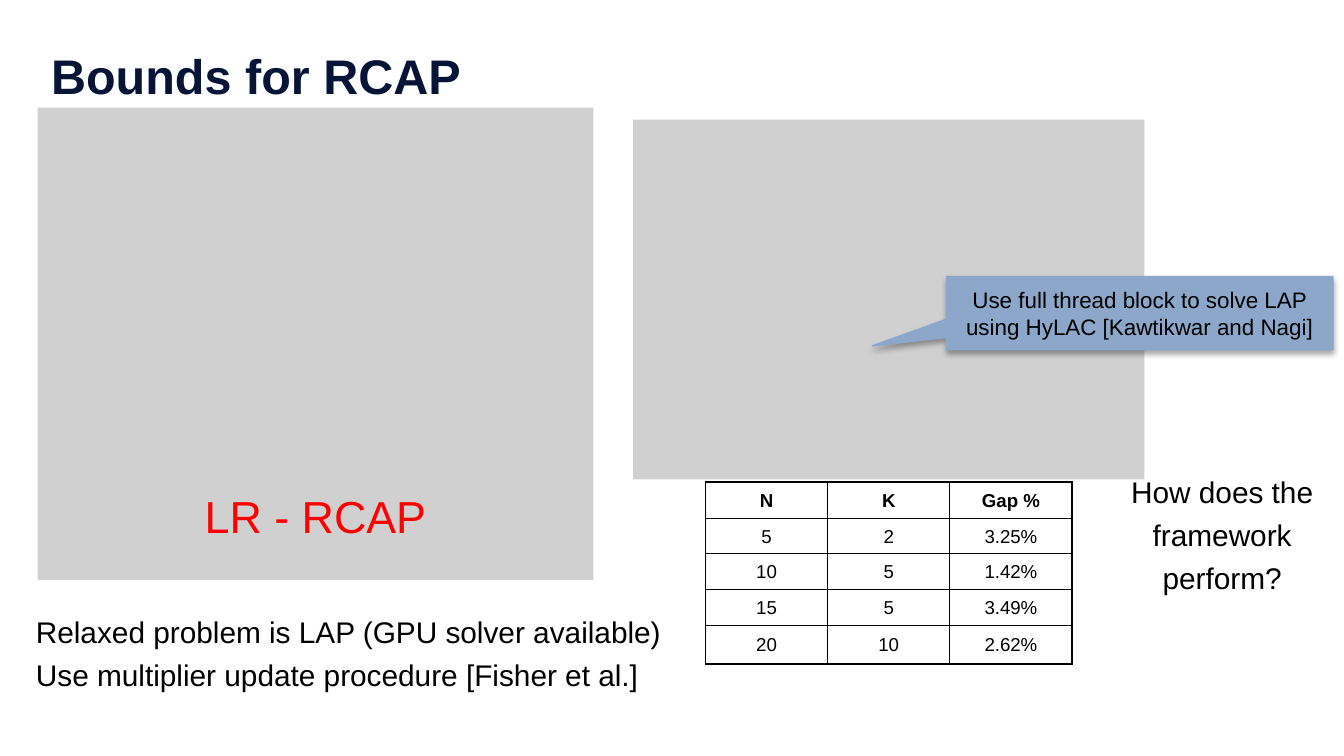
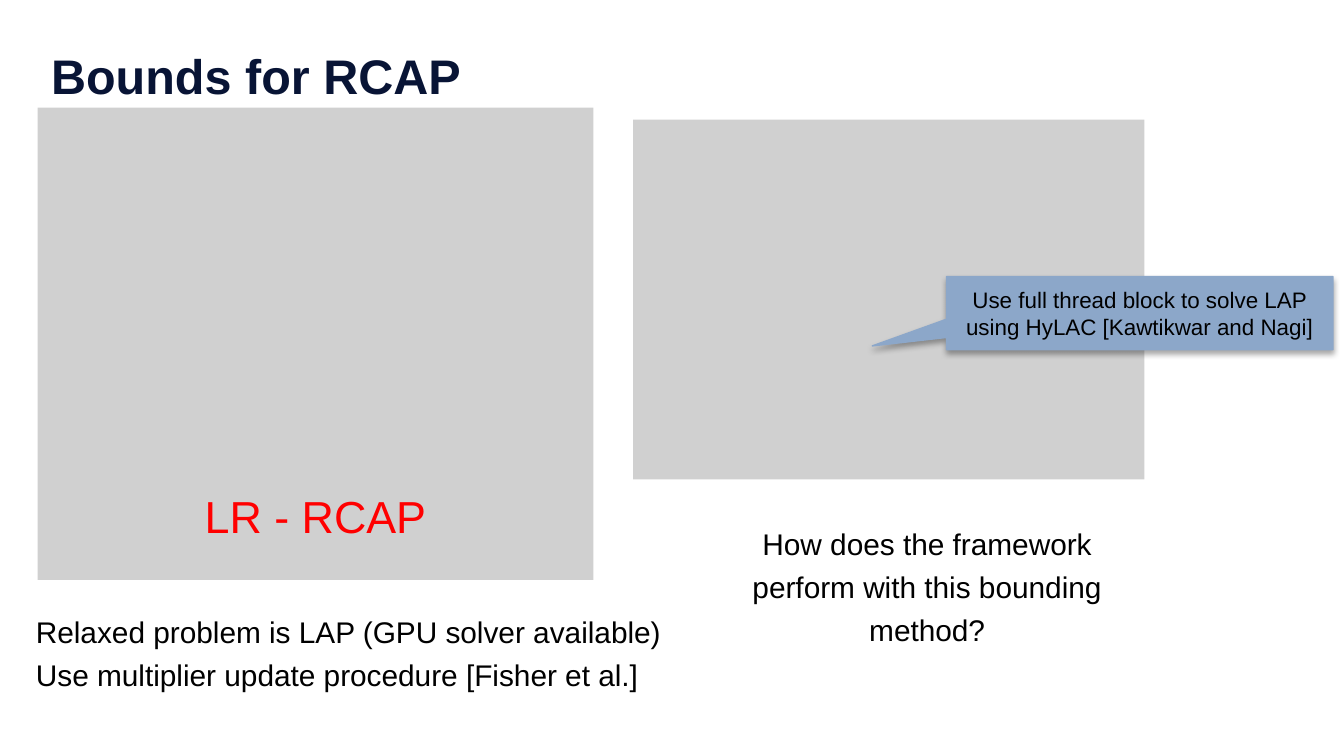
Before and after one commit to samiran-kawtikwar/samiran-kawtikwar.github.io, a slide deck: slide 31 of files/BNB-INFORMS24.pptx (slide 32 before the commit). Drawn at 1344x756 pixels with LibreOffice and Linux fonts; fonts in the diff are those of the drawing; grey boxes stand for pictures; background and template pictures are left out. Boxes give left, top, right and bottom in pixels: in the first picture for what was removed or moved away, otherwise in the second. Text is boxed around its words. In the diff, an @@ line names an element or a change of style, - is before the commit and + after.

```diff
--- a/files/BNB-INFORMS24.pptx
+++ b/files/BNB-INFORMS24.pptx
@@ table removed at [706,482,1073,664], 5 rows, 3 columns @@
-N | K | Gap %
-5 | 2 | 3.25%
-10 | 5 | 1.42%
-15 | 5 | 3.49%
-20 | 10 | 2.62%
@@ text at [752,533,1102,642]: text changed @@
-How does the framework perform?
+How does the framework perform with this bounding method?
```
Also in this commit, not shown: 8 other slides changed, 1 slide removed.
